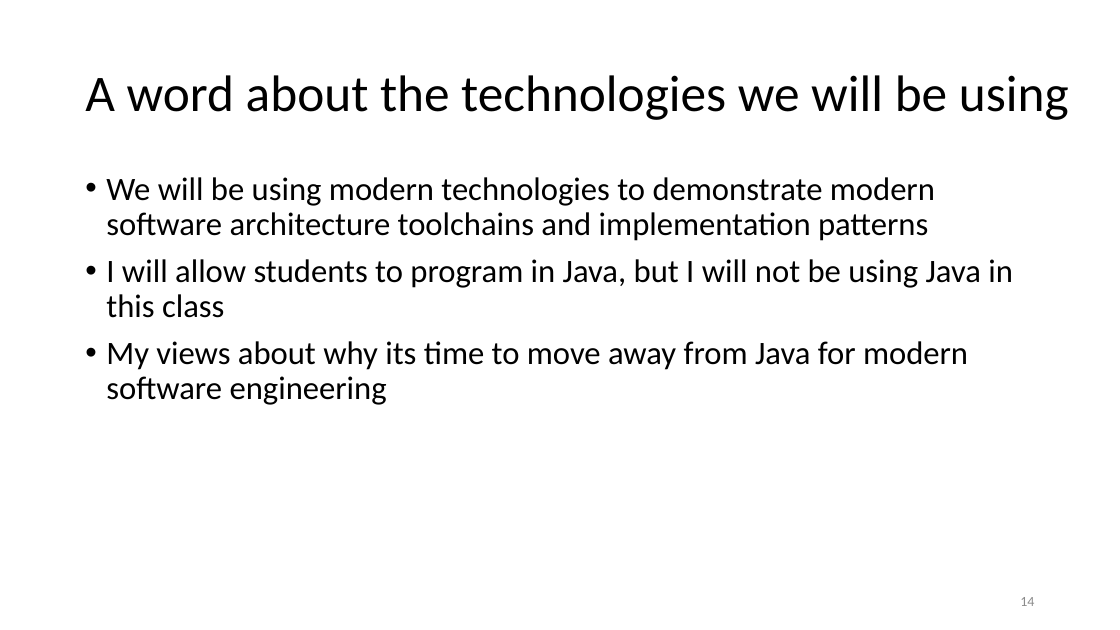
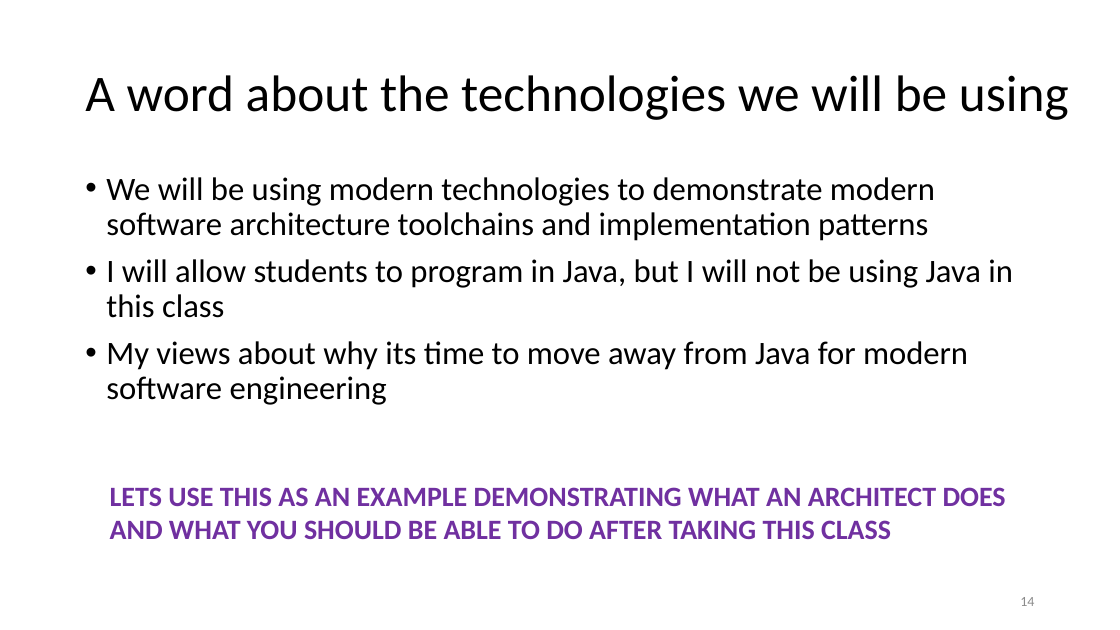
Before and after one commit to ArchitectingSoftware/SE577-SoftwareArchitecture, a slide deck: slide 14 of lectures/Week 1 - Course Overview.pptx. Drawn at 1120x630 pixels with LibreOffice and Linux fonts; fonts in the diff are those of the drawing. Boxes give left, top, right and bottom in pixels: in the first picture for what was removed or moved away, otherwise in the second. Text is boxed around its words. In the diff, an @@ line names an element or a change of style, - is before the commit and + after.

```diff
--- a/lectures/Week 1 - Course Overview.pptx
+++ b/lectures/Week 1 - Course Overview.pptx
@@ text added at (110, 487, 1006, 539), 24 pt, text #7030A0, bold @@
+LETS USE THIS AS AN EXAMPLE DEMONSTRATING WHAT AN ARCHITECT DOES AND WHAT YOU SHOULD BE ABLE TO DO AFTER TAKING THIS CLASS
```
Also in this commit, not shown: 10 slides added, 4 other files.
